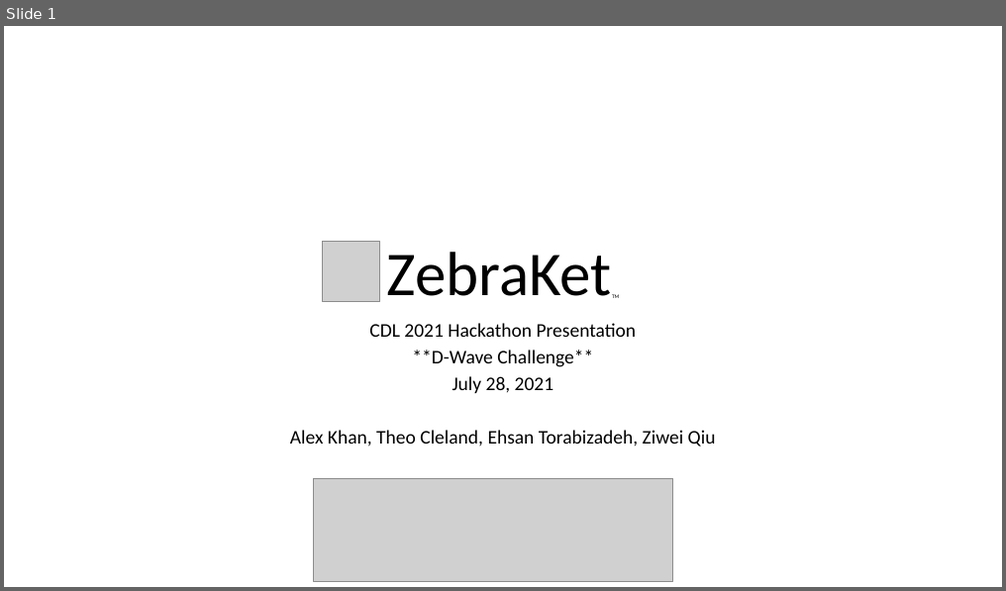
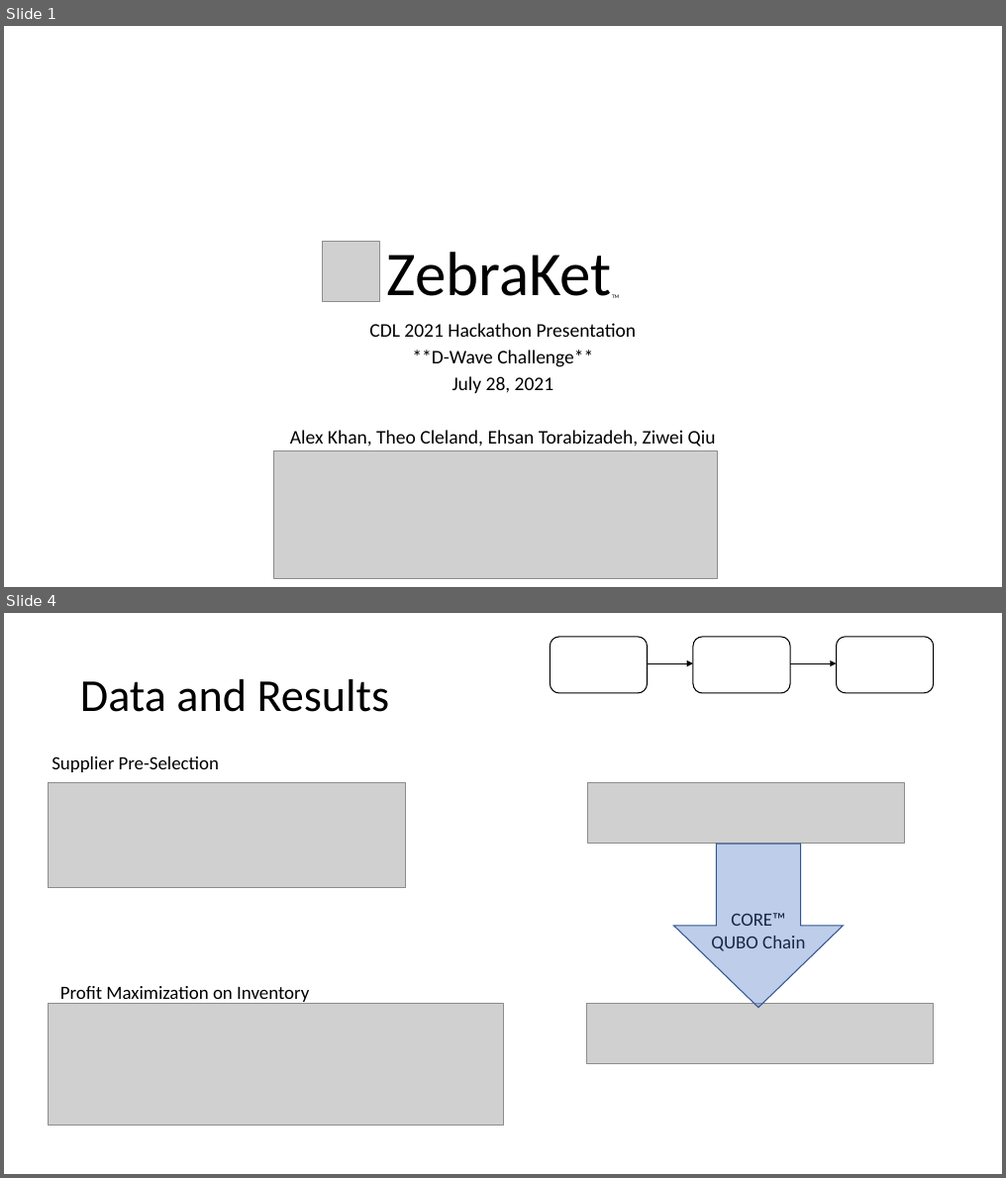
Before and after one commit to CDL-Quantum/Hackathon2021, a slide deck: ZebraKet/ZebraKet.pptx. Shown one above the other, each under a label of ours: slide 1 before the commit, slides 1 and 4 after it; the slides between them are not shown. The pictures are 1006x591 and 1006x1178 pixels, drawn with LibreOffice and Linux fonts; fonts in the diff are those of the drawing; grey boxes stand for pictures. Boxes give left, top, right and bottom in pixels: in the first picture for what was removed or moved away, otherwise in the second. Text is boxed around its words. In the diff, an @@ line names an element or a change of style, - is before the commit and + after.

Commit message:
Updated powerpoint and images

```diff
--- a/ZebraKet/ZebraKet.pptx
+++ b/ZebraKet/ZebraKet.pptx
@@ slide 4 added at (4,613,1002,1174), background #FFFFFF @@
@@ freeform shape added at (549,637,648,693), fill #FFFFFF, outline #000000 1 pt @@
@@ freeform shape added at (693,637,791,693), fill #FFFFFF, outline #000000 1 pt @@
@@ freeform shape added at (837,636,934,692), fill #FFFFFF, outline #000000 1 pt @@
@@ arrow added from (648, 663) to (693, 663), #000000 0.5 pt @@
@@ arrow added from (790, 663) to (837, 663), #000000 0.5 pt @@
@@ title added at (80,679,390,712), 44 pt, text #000000 @@
+Data and Results
@@ text added at (52,757,219,772), 18 pt, text #000000 @@
+Supplier Pre-Selection
@@ picture added at (49,783,405,888) @@
@@ picture added at (588,783,905,844) @@
@@ right arrow added at (673,844,843,1008), fill #4472C4 at 35% opacity, outline #325491 1 pt @@
@@ text added at (711,913,805,952), 18 pt, text #000000 @@
+CORE™
+QUBO Chain
@@ text added at (60,986,309,1004), 18 pt, text #000000 @@
+Profit Maximization on Inventory
@@ picture added at (49,1003,503,1126) @@
@@ picture added at (587,1004,934,1064) @@
@@ slide 1 changed as well @@
@@ picture: place and size @@
-picture at (313,478,673,581)
+picture at (273,452,718,578)
```
Also in this commit, not shown: 3 other slides added, 3 slides removed, 2 other files.
